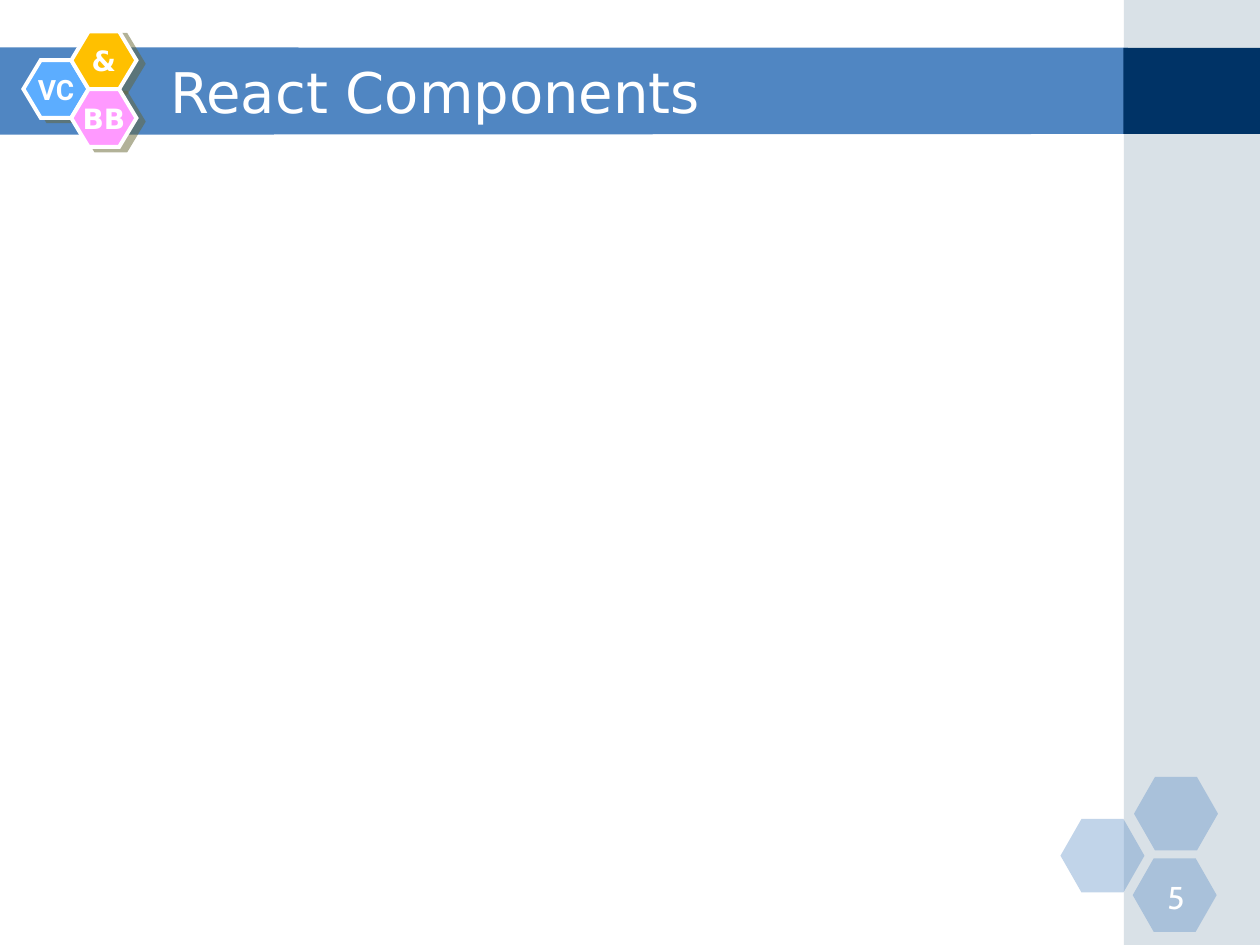
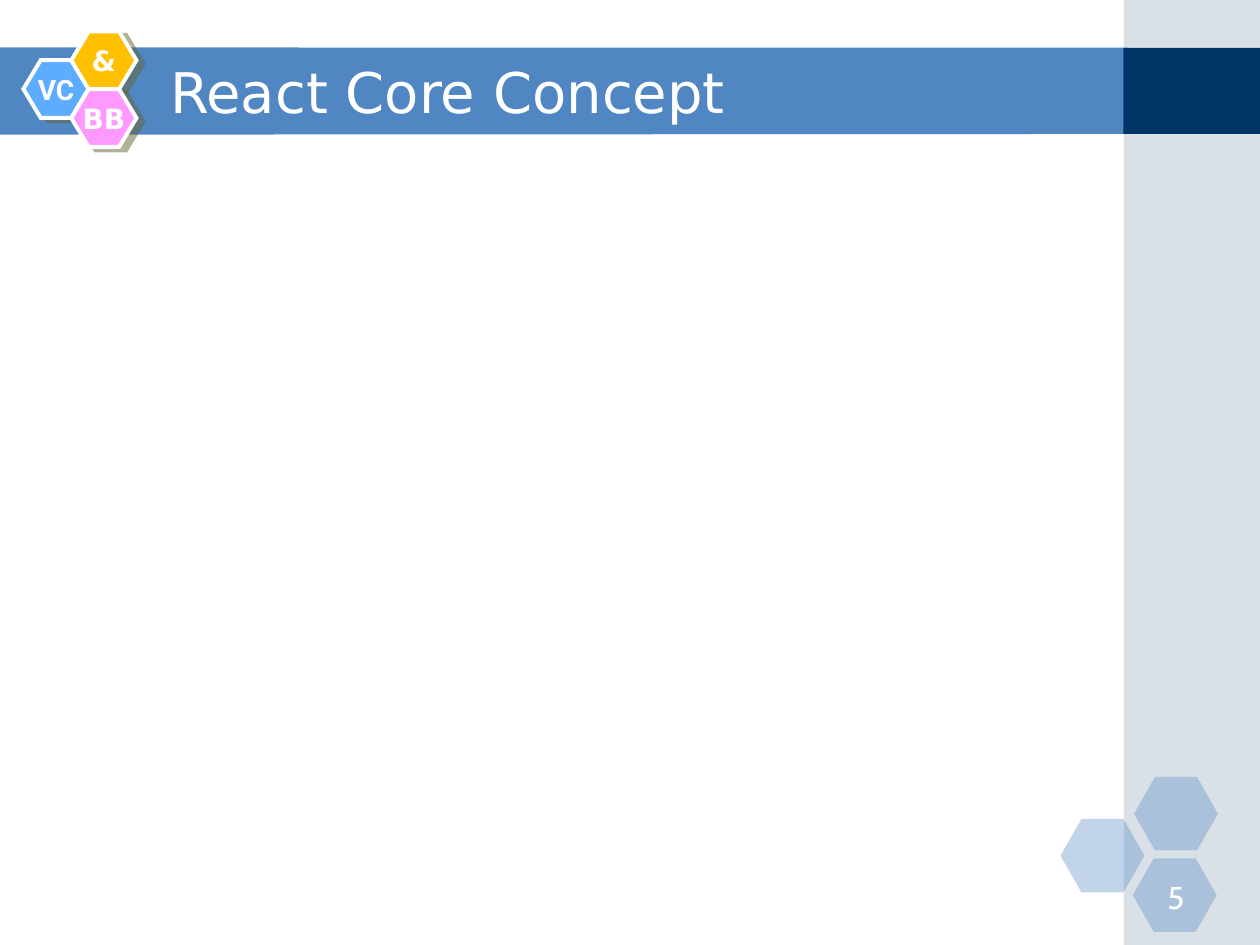
Before and after one commit to nguyenminhtiend/React-Document, a slide deck: slide 5 of React_Slide.pptx. Drawn at 1260x945 pixels with LibreOffice and Linux fonts; fonts in the diff are those of the drawing. Boxes give left, top, right and bottom in pixels: in the first picture for what was removed or moved away, otherwise in the second. Text is boxed around its words. In the diff, an @@ line names an element or a change of style, - is before the commit and + after.

```diff
--- a/React_Slide.pptx
+++ b/React_Slide.pptx
@@ title at <box>170,71,725,125</box>: text changed @@
-React Components
+React Core Concept
```
Also in this commit, not shown: 1 other slide changed.
